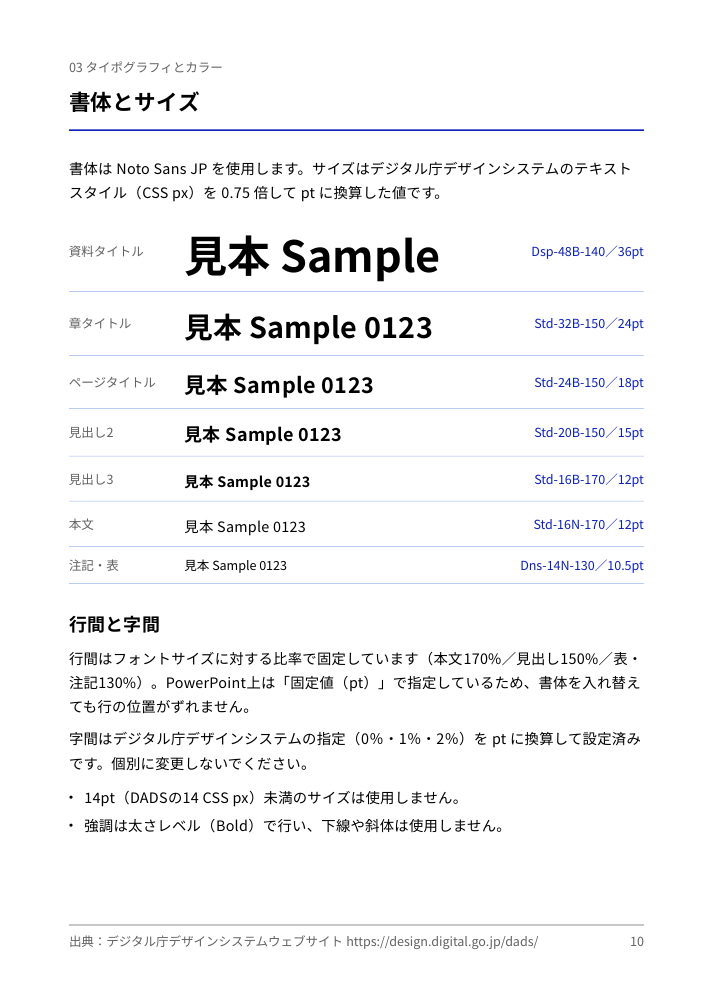
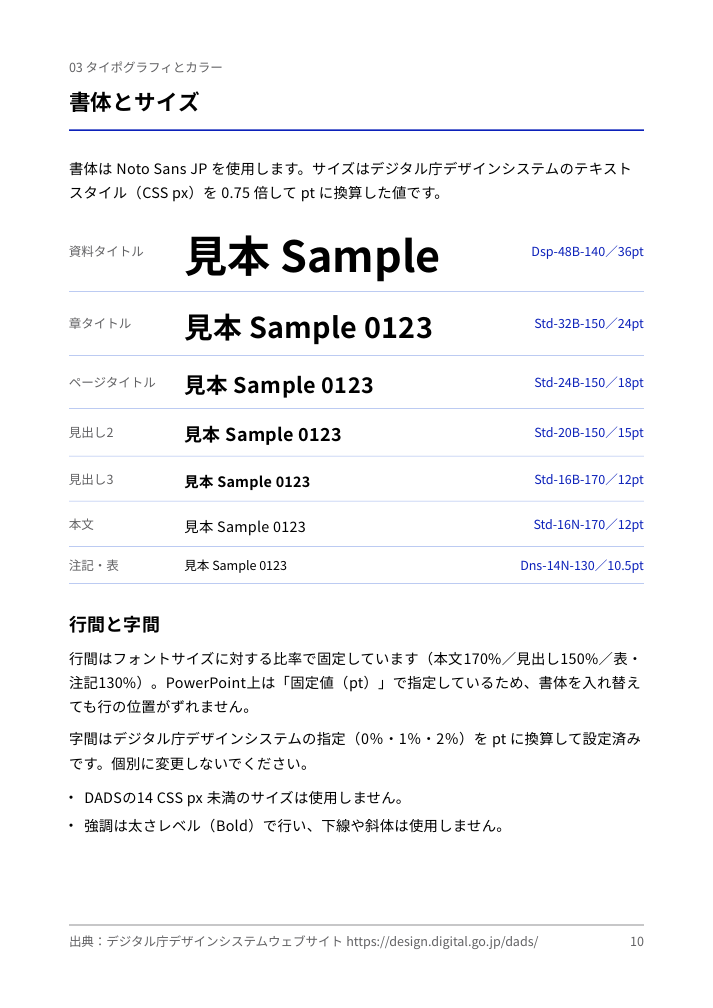
Before and after one commit to BZSusui/kenesis-loop-kit, a slide deck: slide 10 of dads-a4-template/dist/.baseline/DADS_A4_Portrait_Template.pptx. Drawn at 713x1008 pixels with LibreOffice and Linux fonts; fonts in the diff are those of the drawing. Boxes give left, top, right and bottom in pixels: in the first picture for what was removed or moved away, otherwise in the second. Text is boxed around its words. In the diff, an @@ line names an element or a change of style, - is before the commit and + after.

```diff
--- a/dads-a4-template/dist/.baseline/DADS_A4_Portrait_Template.pptx
+++ b/dads-a4-template/dist/.baseline/DADS_A4_Portrait_Template.pptx
@@ text at (84,791,411,807): text changed @@
-• 14pt（DADSの14 CSS px）未満のサイズは使用しません。
+• DADSの14 CSS px 未満のサイズは使用しません。
```
Also in this commit, not shown: 34 other files.
